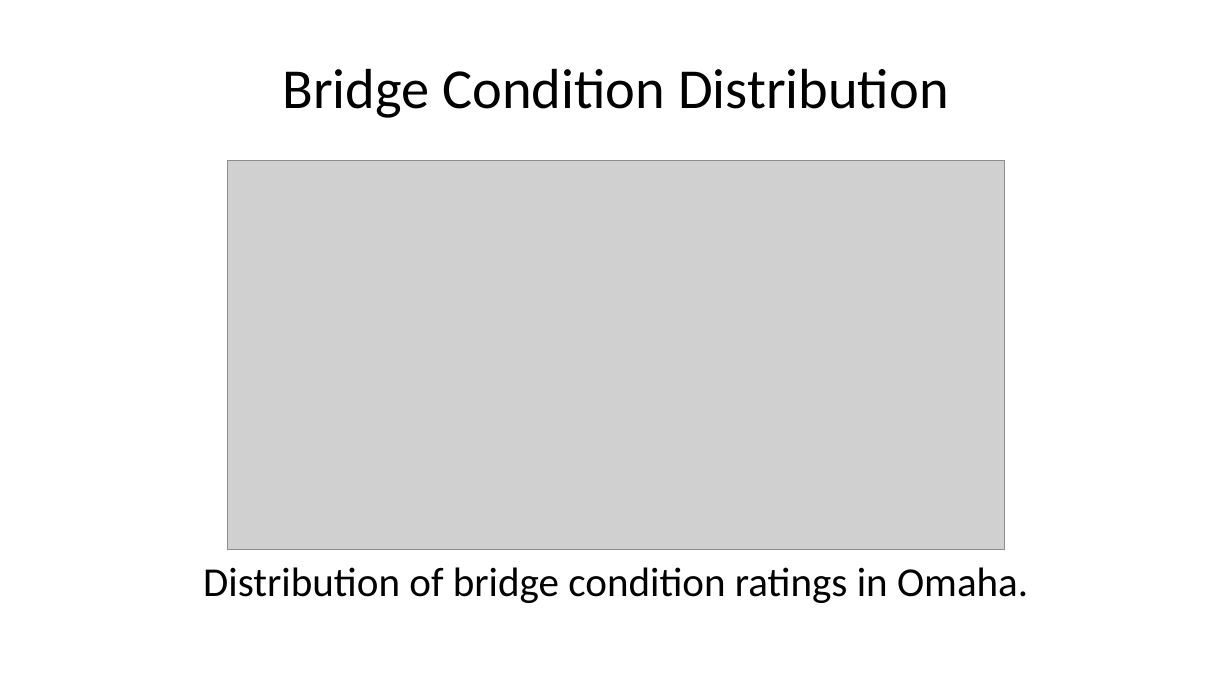
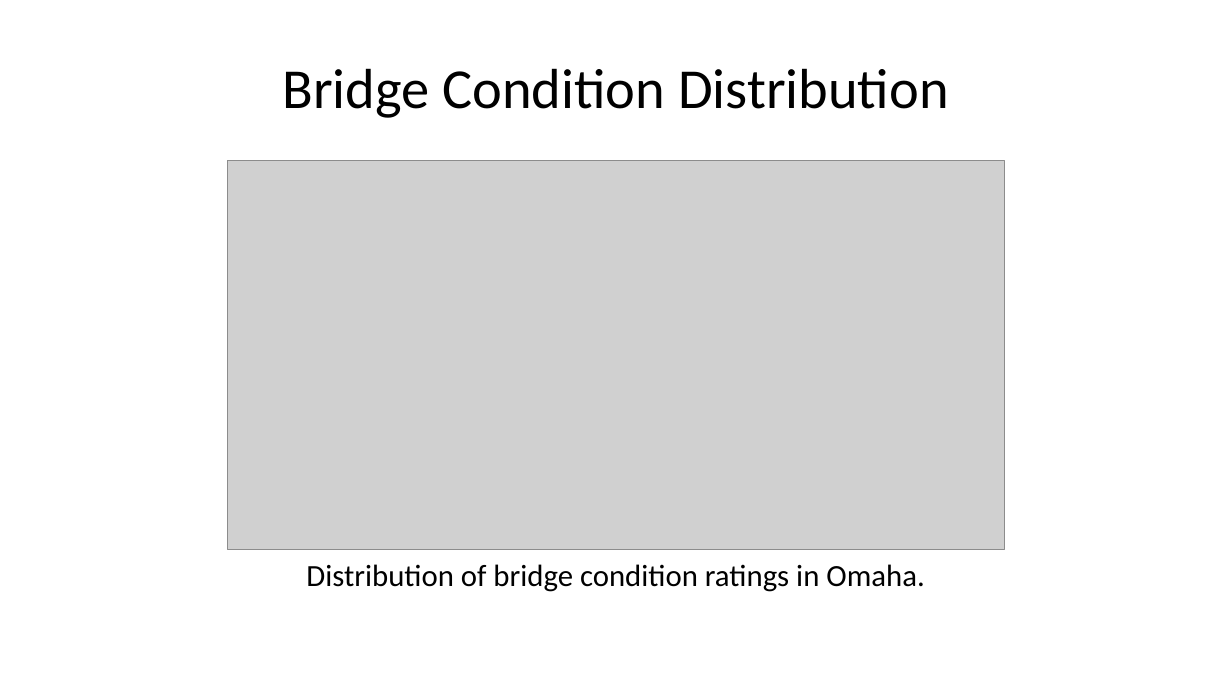
Before and after one commit to unl-statistics/business-report-MRB2429, a slide deck: slide 9 of docs/slides.pptx (slide 8 before the commit). Drawn at 1232x693 pixels with LibreOffice and Linux fonts; fonts in the diff are those of the drawing; grey boxes stand for pictures. Boxes give left, top, right and bottom in pixels: in the first picture for what was removed or moved away, otherwise in the second. Text is boxed around its words. In the diff, an @@ line names an element or a change of style, - is before the commit and + after.

```diff
--- a/docs/slides.pptx
+++ b/docs/slides.pptx
@@ text "Distribution of bridge condition ratings ..." at bbox=[306, 564, 924, 592]: size 24 to 18 pt; less space between paragraphs @@
```
Also in this commit, not shown: 7 other slides changed, 1 slide added, 10 other files.
